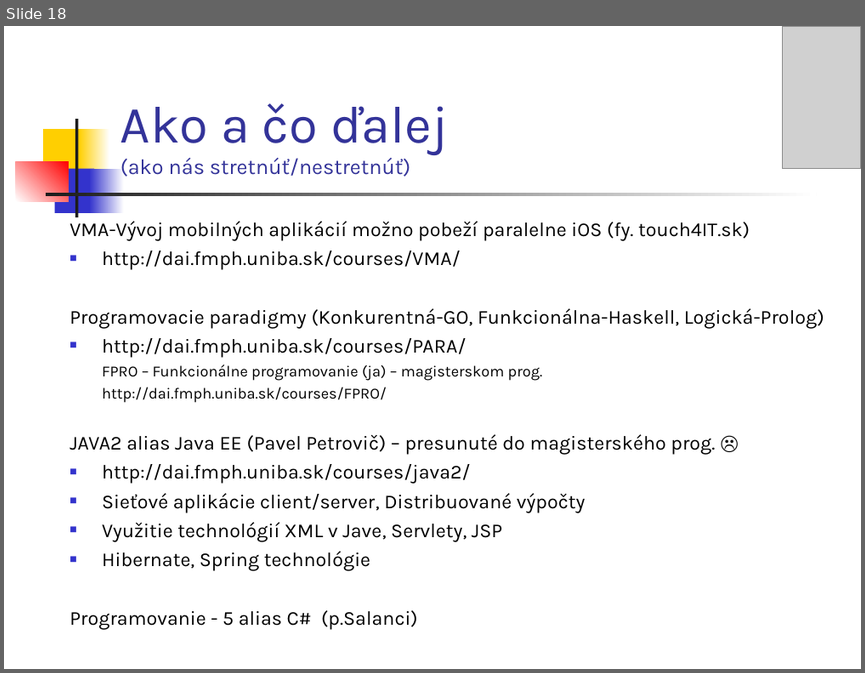
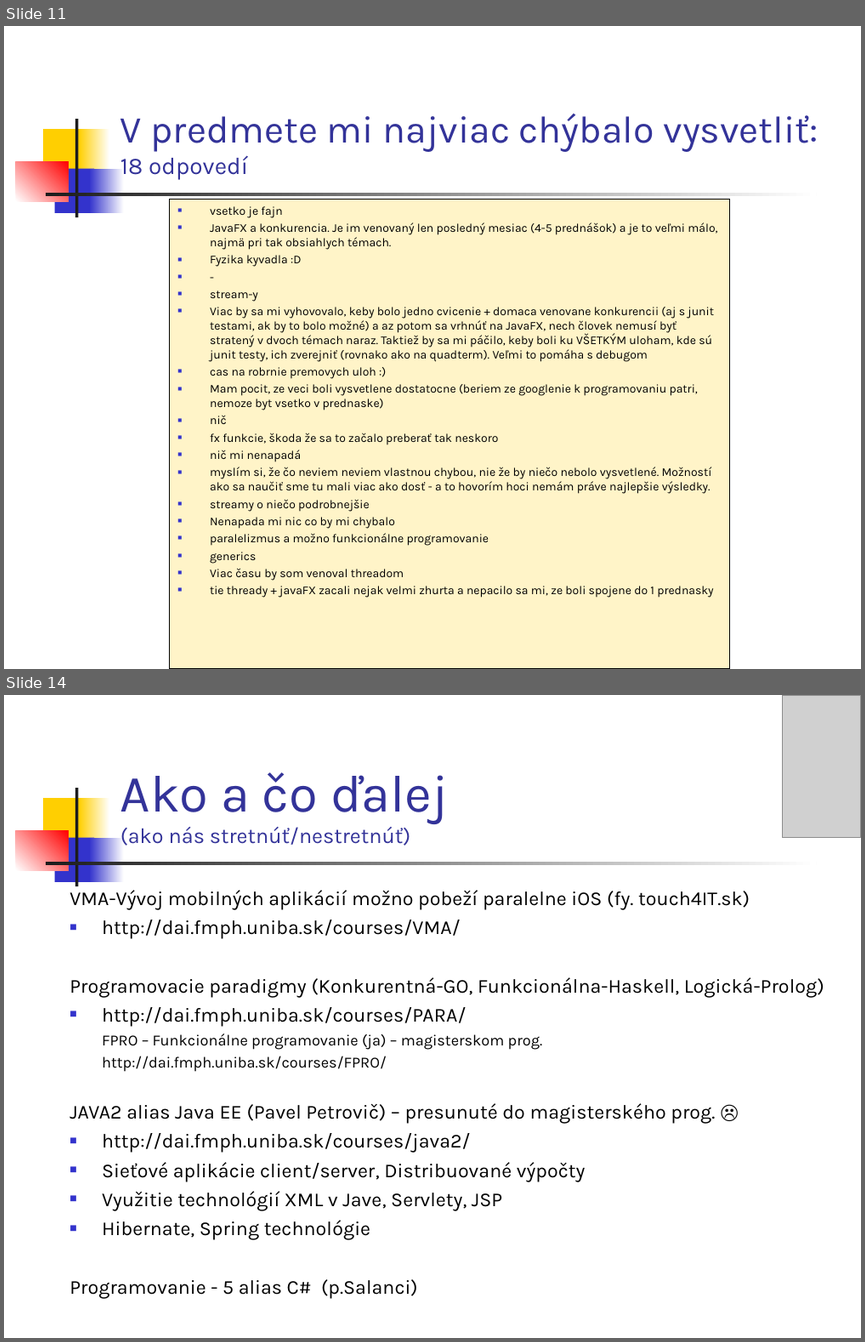
Before and after one commit to Programovanie4/Prednasky, a slide deck: 13/grandfinale.ppt. Shown one above the other, each under a label of ours: slide 18 before the commit, slides 11 and 14 after it; the slides between them are not shown. The pictures are 865x673 and 865x1342 pixels, drawn with LibreOffice and Linux fonts; fonts in the diff are those of the drawing; grey boxes stand for pictures. Boxes give left, top, right and bottom in pixels: in the first picture for what was removed or moved away, otherwise in the second. Text is boxed around its words. In the diff, an @@ line names an element or a change of style, - is before the commit and + after.

```diff
--- a/13/grandfinale.ppt
+++ b/13/grandfinale.ppt
@@ slide 11 added at bbox=[4, 26, 861, 669], background #FFFFFF; not listed: 7 template elements that a slide beside it also shows @@
@@ title added at bbox=[120, 114, 818, 180], 32 pt, text #333399 @@
+V predmete mi najviac chýbalo vysvetliť:
+18 odpovedí
@@ rectangle added at bbox=[170, 199, 729, 669], fill #FFF4C8, outline #000000 0.74 pt, 10 pt, text #000000 @@
+■ vsetko je fajn
+■ JavaFX a konkurencia. Je im venovaný len posledný mesiac (4-5 prednášok) a je to veľmi málo, najmä pri tak obsiahlych témach.
+■ Fyzika kyvadla :D
+■ -
+■ stream-y
+■ Viac by sa mi vyhovovalo, keby bolo jedno cvicenie + domaca venovane konkurencii (aj s junit testami, ak by to bolo možné) a az potom sa vrhnúť na JavaFX, nech človek nemusí byť stratený v dvoch témach naraz. Taktiež by sa mi páčilo, keby boli ku VŠETKÝM uloham, kde sú junit testy, ich zverejniť (rovnako ako na quadterm). Veľmi to pomáha s debugom
+■ cas na robrnie premovych uloh :)
+■ Mam pocit, ze veci boli vysvetlene dostatocne (beriem ze googlenie k programovaniu patri, nemoze byt vsetko v prednaske)
+■ nič
+■ fx funkcie, škoda že sa to začalo preberať tak neskoro
+■ nič mi nenapadá
+■ myslím si, že čo neviem neviem vlastnou chybou, nie že by niečo nebolo vysvetlené. Možností ako sa naučiť sme tu mali viac ako dosť - a to hovorím hoci nemám práve najlepšie výsledky.
+■ streamy o niečo podrobnejšie
+■ Nenapada mi nic co by mi chybalo
+■ paralelizmus a možno funkcionálne programovanie
+■ generics
+■ Viac času by som venoval threadom
+■ tie thready + javaFX zacali nejak velmi zhurta a nepacilo sa mi, ze boli spojene do 1 prednasky
@@ what was slide 18 is now slide 14 @@
```
Also in this commit, not shown: 4 slides changed, 10 other slides added, 16 slides removed, 5 other files.
